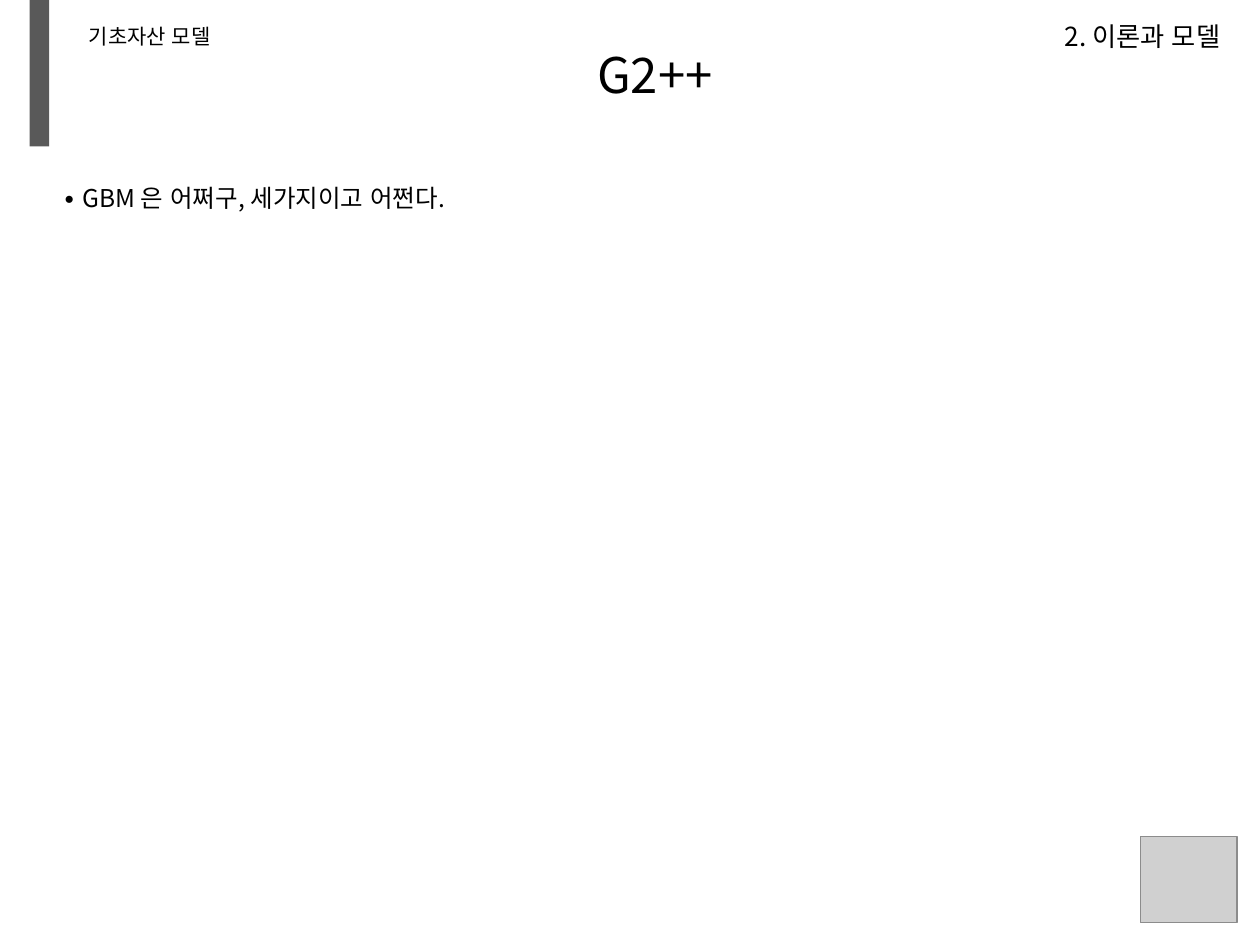
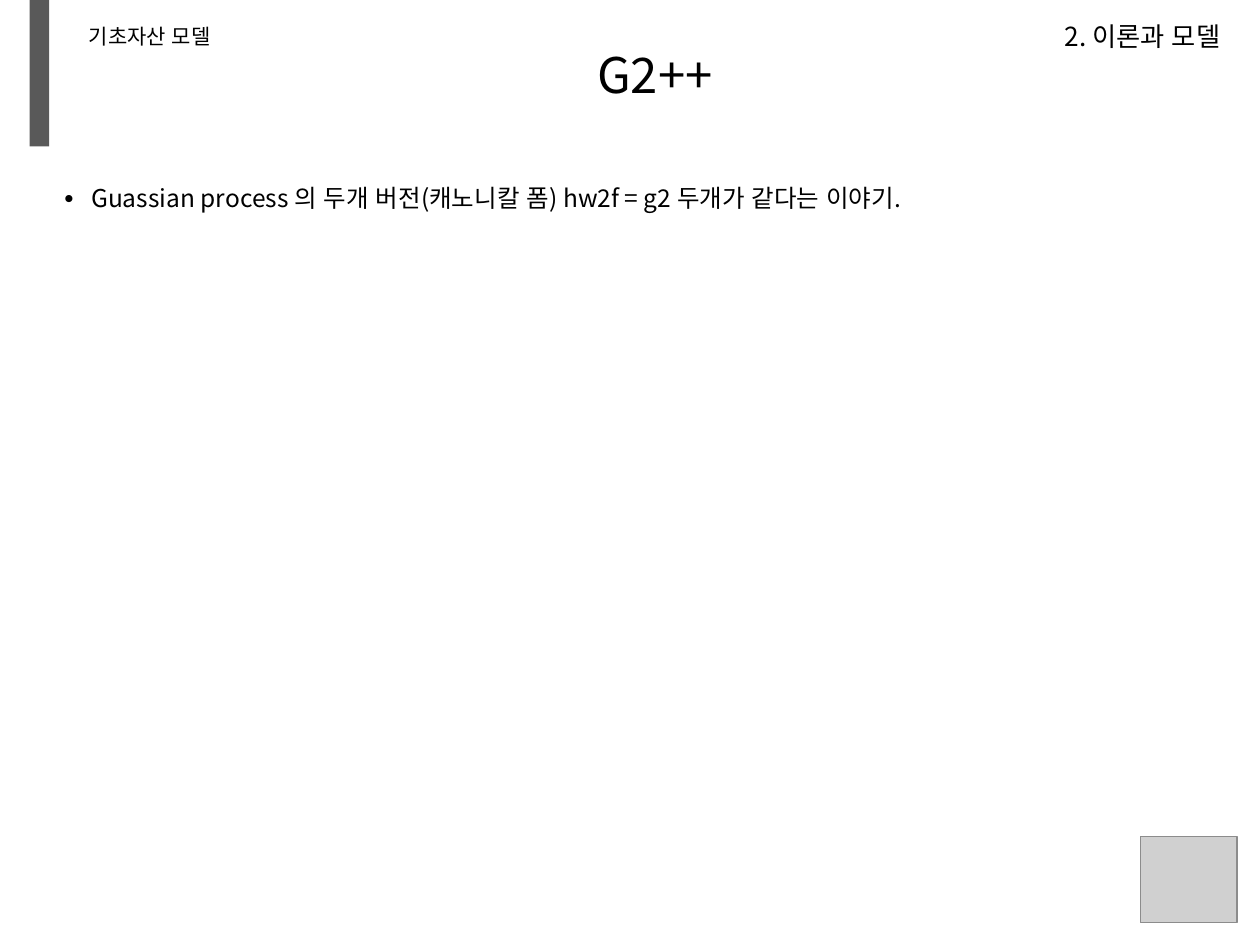
Before and after one commit to minikie/mxdocs, a slide deck: slide 30 of docs/ppt/test.pptm (slide 31 before the commit). Drawn at 1260x945 pixels with LibreOffice and Linux fonts; fonts in the diff are those of the drawing; grey boxes stand for pictures; background and template pictures are left out. Boxes give left, top, right and bottom in pixels: in the first picture for what was removed or moved away, otherwise in the second. Text is boxed around its words. In the diff, an @@ line names an element or a change of style, - is before the commit and + after.

```diff
--- a/docs/ppt/test.pptm
+++ b/docs/ppt/test.pptm
@@ text at (91,186,901,213): text changed @@
-∙ GBM 은 어쩌구, 세가지이고 어쩐다.
+∙ Guassian process 의 두개 버전(캐노니칼 폼) hw2f = g2 두개가 같다는 이야기.
```
Also in this commit, not shown: 34 other slides changed, 2 slides removed, 1 other file.
